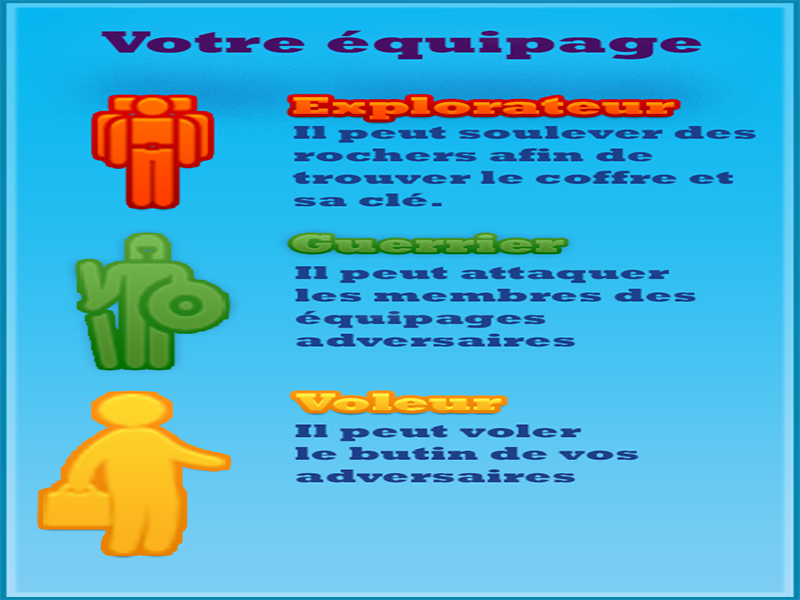
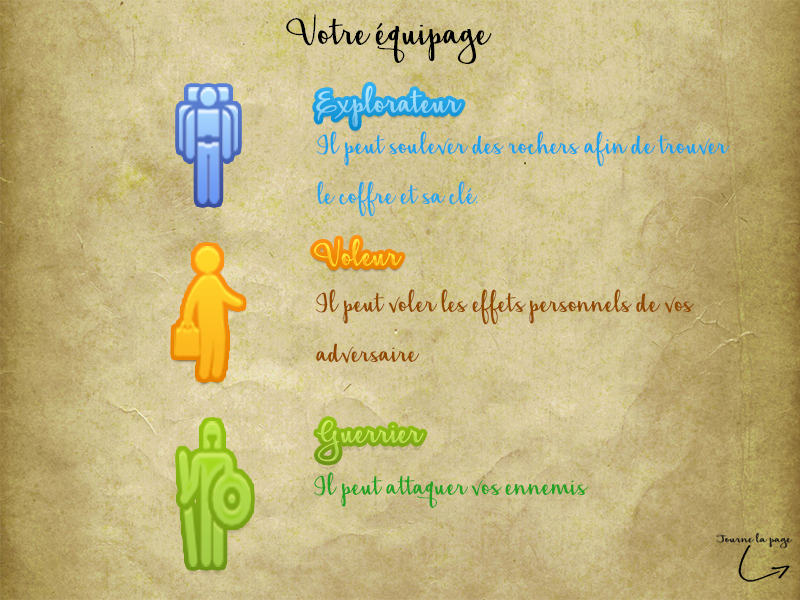
Layers edited between the first and the second w=800, h=600 image:
added layer "people (2)" above "tournerPage" over [179, 421, 251, 567]
added layer "tournerPage" above "Il peut attaquer vos ennemis" over [716, 533, 793, 582]
added layer "Il peut attaquer vos ennemis" above "Il peut voler les effets personnels de vos adversaire" over [314, 472, 588, 508]
added layer "Il peut voler les effets personnels de vos adversaire" above "people (4)" over [316, 289, 694, 363]
added layer "people (4)" above "mountain" over [174, 246, 243, 379]
added layer "mountain" above "Guerrier" over [179, 87, 238, 204]
added layer "Guerrier" above "Voleur" over [317, 420, 424, 462]
added layer "Voleur" above "Il peut soulever des rochers afin de trouver le coffre et sa cl" over [314, 238, 402, 267]
added layer "Il peut soulever des rochers afin de trouver le coffre et sa cl" above "Explorateur" over [317, 131, 729, 217]
added layer "Explorateur" above "Votre équipage" over [316, 85, 462, 127]
added layer "Votre équipage" above "old-parchment (1)" over [286, 14, 492, 64]
added layer "old-parchment (1)" above "Calque 1" over [0, 0, 800, 600]
hid "Calque 0" over [0, 0, 800, 600]
